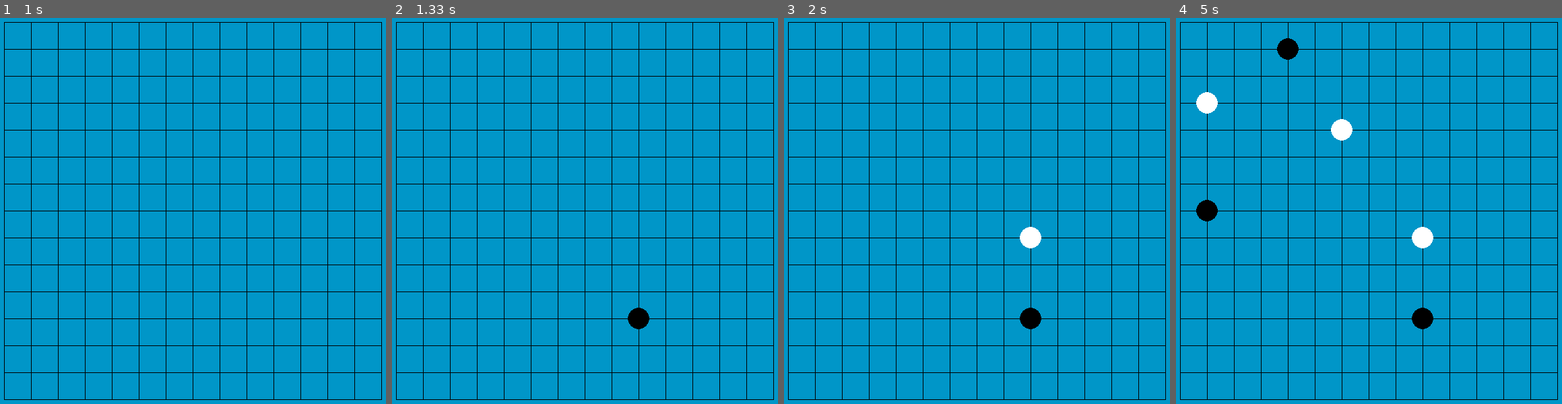
Above: before the commit, frames 1-4 (left to right).
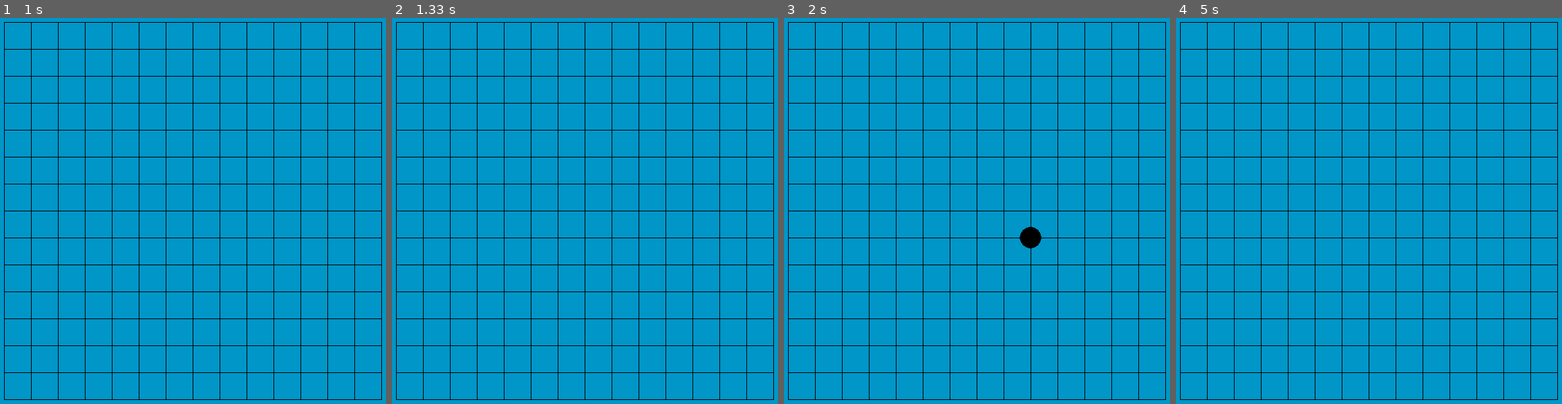
Above: after the commit, the same moments.

Repository: lanqiao6/pygame
Game: pygame game, started from test.py
Two runs of this game, one before a commit and one after it. Both use one fixed random seed, a clock stepped at 60 frames per second and the inputs below.
Inputs (mouse positions are in pixels of both pictures, inside the frame that each line leads up to):
- Up to frame 1 (1 s): hold Up 0.33-0.8 s; press the mouse at (81, 214) at 0.87 s; move the mouse to (162, 265) at 0.97 s
- Up to frame 2 (1.33 s): release the mouse at (631, 311) at 1.1 s; hold Up from 1.17 s (still down); move the mouse to (442, 141) at 1.2 s
- Up to frame 3 (2 s): release Up at 1.63 s; press the mouse at (865, 214) at 1.7 s; move the mouse to (949, 230) at 1.8 s; release the mouse at (1031, 249) at 1.93 s
- Up to frame 4 (5 s): hold Up 2-2.3 s; press the mouse at (1257, 214) at 2.37 s; move the mouse to (1230, 207) at 2.47 s; release the mouse at (1206, 199) at 2.6 s; hold Up 2.67-3.03 s; press the mouse at (1257, 214) at 3.1 s; move the mouse to (1307, 172) at 3.2 s; move the mouse to (1353, 133) at 3.3 s; release the mouse at (1353, 133) at 3.33 s; hold Up 3.4-3.7 s; press the mouse at (1257, 214) at 3.77 s; move the mouse to (1276, 137) at 3.87 s; move the mouse to (1295, 60) at 3.97 s; release the mouse at (1295, 60) at 4 s; hold Up 4.07-4.43 s; press the mouse at (1257, 214) at 4.5 s; move the mouse to (1226, 160) at 4.6 s; release the mouse at (1195, 110) at 4.73 s; hold Up from 4.8 s (still down)

Frame 1 is identical in both runs. In frame 2, 0.2% of the frame differs, in the area x 61-67%, y 75-81%; in frame 3, 0.5%; in frame 4, 1.4%, in the area x 5-67%, y 5-81%.

Commit message:
event.key

Diff:
--- a/test.py
+++ b/test.py
@@ -1,5 +1,7 @@
 
 import pygame
+
+pygame.init()
 
 cell_num = 15
 cell_size = 40
@@ -11,24 +13,27 @@
 grid_size = cell_size * (cell_num - 1) + space * 2
 
 screen = pygame.display.set_mode((grid_size, grid_size))
-
 chess_arr = []
 flag = 1
 
 isExit = False
-
 while not isExit:
     for event in pygame.event.get():
         if event.type == pygame.QUIT:
             isExit = True
-        if event.type == pygame.MOUSEBUTTONUP:
+        elif event.type == pygame.MOUSEBUTTONUP and event.button == 1:
             x, y = pygame.mouse.get_pos()
             xi = round((x-space)/cell_size)
             yi = round((y-space)/cell_size)
             if xi >= 0 and xi < cell_num and yi >= 0 and yi < cell_num and (xi, yi, 1) not in chess_arr and (xi, yi, 2) not in chess_arr:
                 chess_arr.append((xi, yi, flag))
                 flag = 2 if flag == 1 else 1
-            print(chess_arr)
+        elif event.type == pygame.KEYDOWN:
+            if event.key == pygame.K_UP:
+                print(pygame.K_UP)
+                chess_arr=[]
+                game_state = 1
+                flag = 1
 
     screen.fill((0, 150, 200))
 
@@ -42,8 +47,10 @@
     for x, y, c in chess_arr:
         chess_color = black if c == 1 else white
         pygame.draw.circle(screen, chess_color,
-                           (x*cell_size+space, y*cell_size+space), 16, 16)
+                           (x*cell_size+space, y*cell_size+space), 16, 0)
+
 
     pygame.display.update()
 
+
 pygame.quit()
